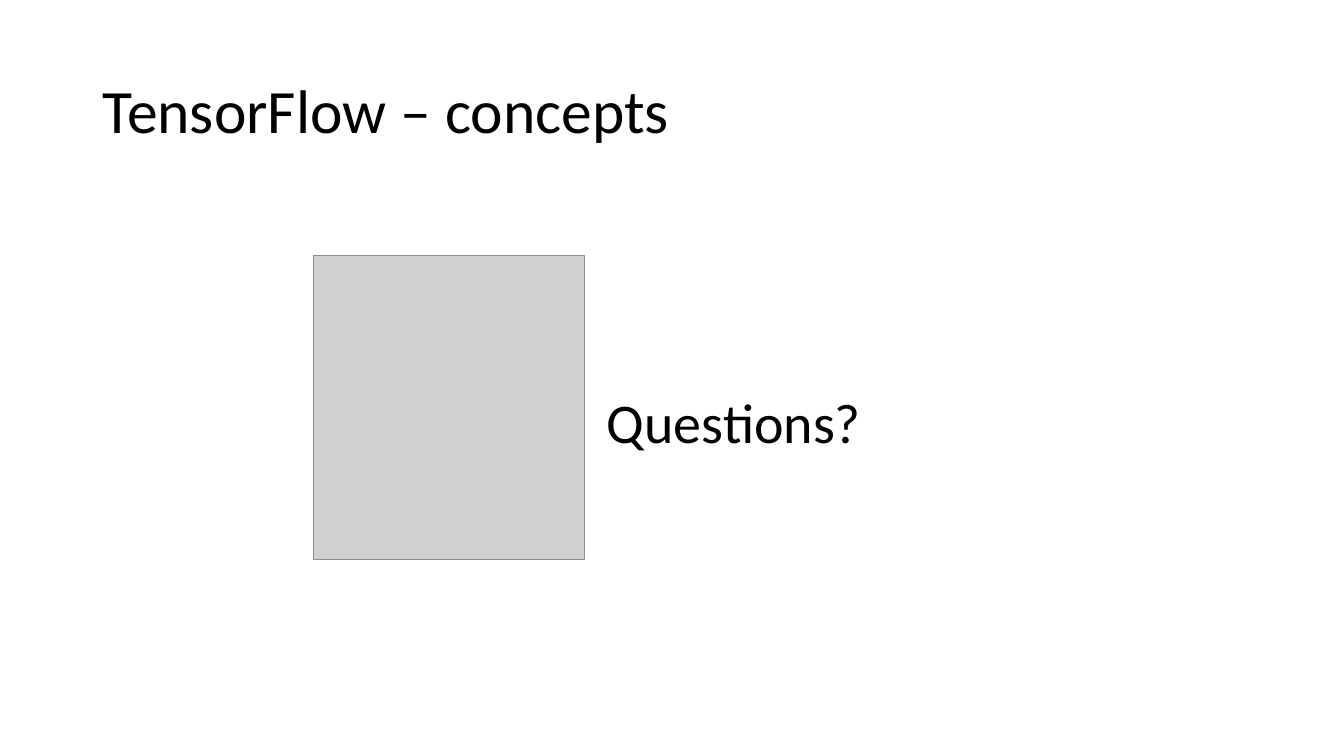
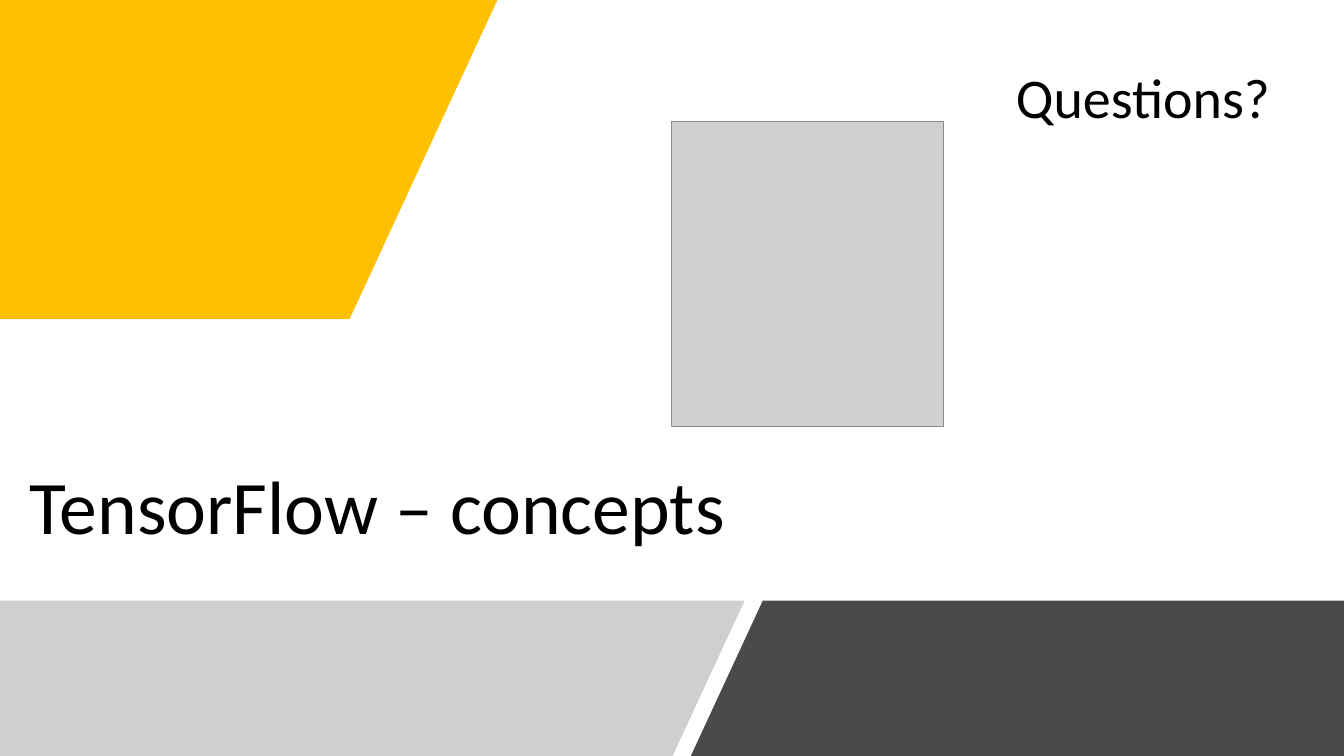
Before and after one commit to cloudscaleml/workshop, a slide deck: slide 46 of powerpoint/Overview.pptx. Drawn at 1344x756 pixels with LibreOffice and Linux fonts; fonts in the diff are those of the drawing; grey boxes stand for pictures. Boxes give left, top, right and bottom in pixels: in the first picture for what was removed or moved away, otherwise in the second. Text is boxed around its words. In the diff, an @@ line names an element or a change of style, - is before the commit and + after.

```diff
--- a/powerpoint/Overview.pptx
+++ b/powerpoint/Overview.pptx
@@ freeform shape added at box(0, 0, 499, 320), fill #FFC000 @@
@@ text "Questions?": place and size @@
-text "Questions?" at box(607, 404, 861, 451)
+text "Questions?" at box(1016, 79, 1270, 126)
@@ picture: place and size @@
-picture at box(314, 256, 585, 561)
+picture at box(673, 122, 944, 426)
@@ title "TensorFlow – concepts": place and size @@
-title "TensorFlow – concepts" at box(102, 90, 669, 143)
+title "TensorFlow – concepts" at box(30, 481, 725, 547)
@@ title "TensorFlow – concepts" at box(30, 481, 725, 547): size 44 to 54 pt; vertical alignment middle to bottom @@
@@ freeform shape added at box(0, 601, 745, 756), fill #898989 at 40% opacity @@
@@ freeform shape added at box(691, 601, 1344, 756), fill #4A4A4A @@
```
Also in this commit, not shown: 15 other slides changed, 4 slides added, 11 slides removed.
